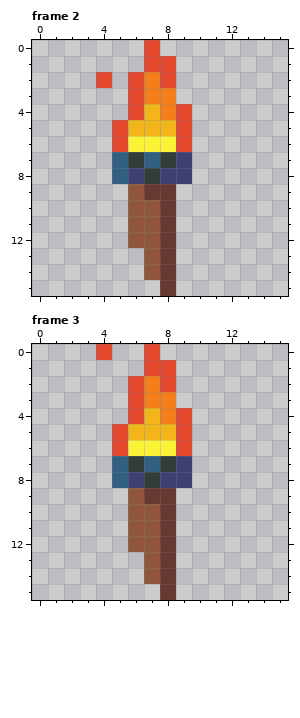
Two states of a pixel-art file, Assets/Original/torchaseprite.aseprite. That is the earlier state.
16x16 pixels, 3 frames. Shown: frame 2, frame 3. The commit also changed other frames, which this record leaves out.
The same view after the edit:
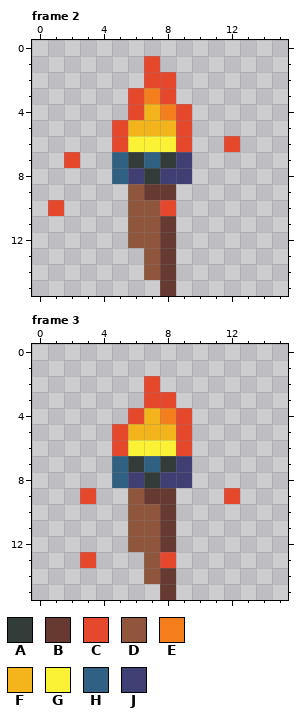
Palette (. is transparent): A #323c39  B #663931  C #e6482e  D #8f563b  E #f47e1b  F #f4b41b  G #fbf236  H #306082  J #3f3f74
From old to new:
layer "burnOut" added
layer "Layer 1" removed
--- frame 2
@@ x 0..15 @@
- 0 .......C........
- 1 .......CC.......
- 2 ....C.CEC.......
- 3 ......CEE.......
+ 0 ................
+ 1 .......C........
+ 2 .......CC.......
+ 3 ......CEC.......
  4 ......CFEC......
  5 .....CFFFC......
- 6 .....CGGGC......
- 7 .....HAHAJ......
+ 6 .....CGGGC..C...
+ 7 ..C..HAHAJ......
  8 .....HJAJJ......
  9 ......DBB.......
-10 ......DDB.......
+10 .C....DDC.......
 11 ......DDB.......
--- frame 3
@@ x 2..10 @@
- 0 ..C..C...
- 1 .....CC..
- 2 ....CEC..
- 3 ....CEE..
+ 0 .........
+ 1 .........
+ 2 .....C...
+ 3 .....CC..
  4 ....CFEC.
@@ x 0..15 @@
  8 .....HJAJJ......
- 9 ......DBB.......
+ 9 ...C..DBB...C...
 10 ......DDB.......
@@ x 1..10 @@
 12 .....DDB..
-13 ......DB..
+13 ..C...DC..
 14 ......DB..
Where, in picture pixels (left, top, right, bottom), the same in both pictures:
changed: (96, 40, 176, 104)
added: (224, 136, 240, 152)
added: (48, 152, 80, 216)
changed: (160, 200, 176, 216)
changed: (96, 344, 176, 408)
changed: (80, 488, 176, 568)
added: (224, 488, 240, 504)
